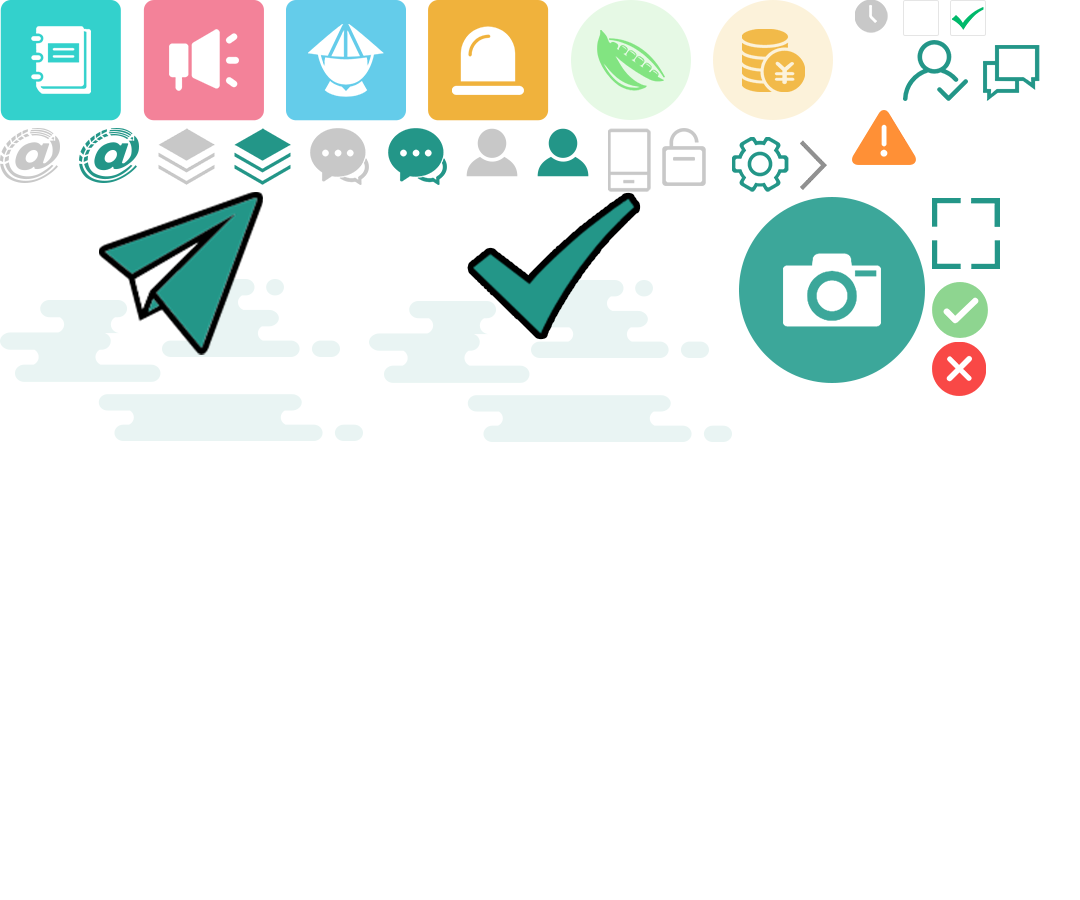
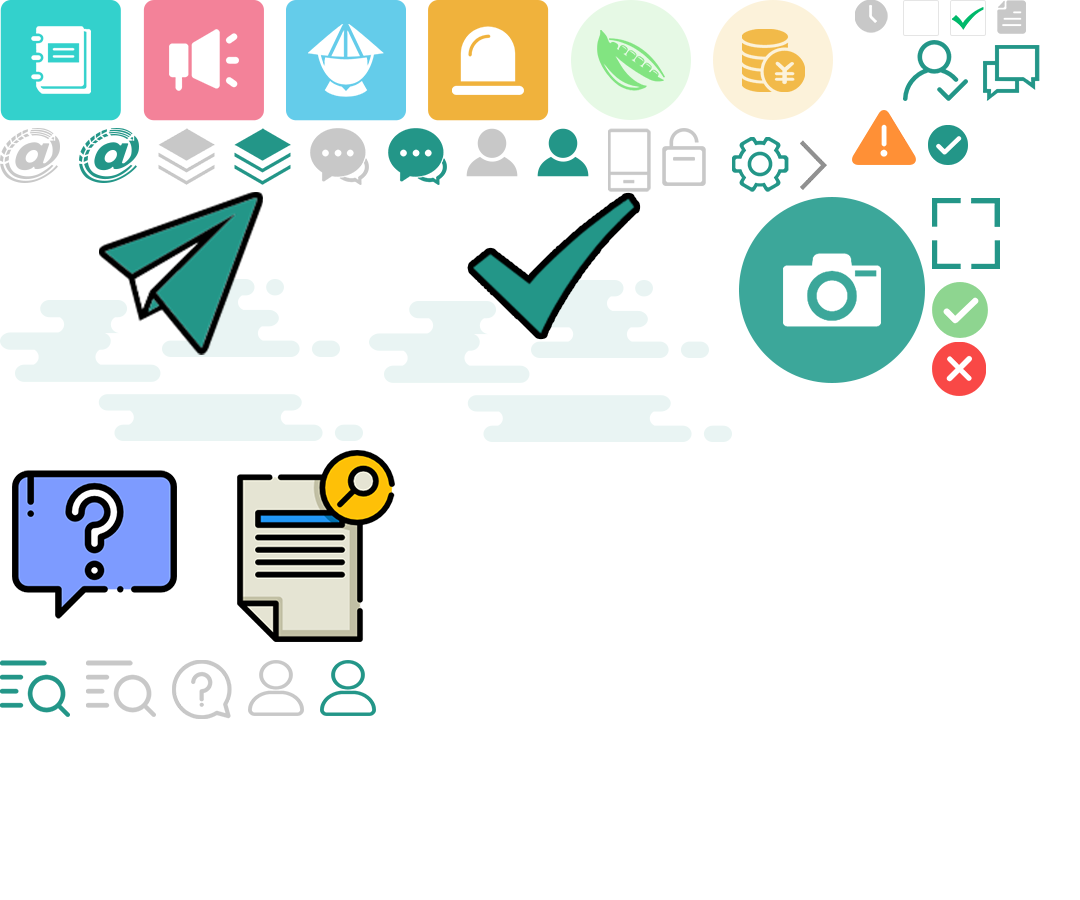
Layered file, before and after one edit (w=1080, h=900). Changes by layer:
added layer "我的 紫色" (1st of 2) above "通过" over [320, 660, 376, 716]
added layer "通过" (1st of 2) above "我的 紫色" over [928, 125, 968, 165]
added layer "我的 紫色" (2nd of 2) above "提问" over [248, 660, 304, 716]
added layer "提问" above "查找 表单 列表" over [172, 660, 232, 719]
added layer "查找 表单 列表" (1st of 2) above "查找 表单 列表" over [86, 660, 156, 717]
added layer "查找 表单 列表" (2nd of 2) above "图层 23" over [0, 660, 70, 717]
added layer "图层 23" above "图层 22" over [237, 450, 395, 642]
added layer "图层 22" above "新闻" over [12, 470, 177, 619]
added layer "新闻" above "警示" over [997, 0, 1026, 34]
